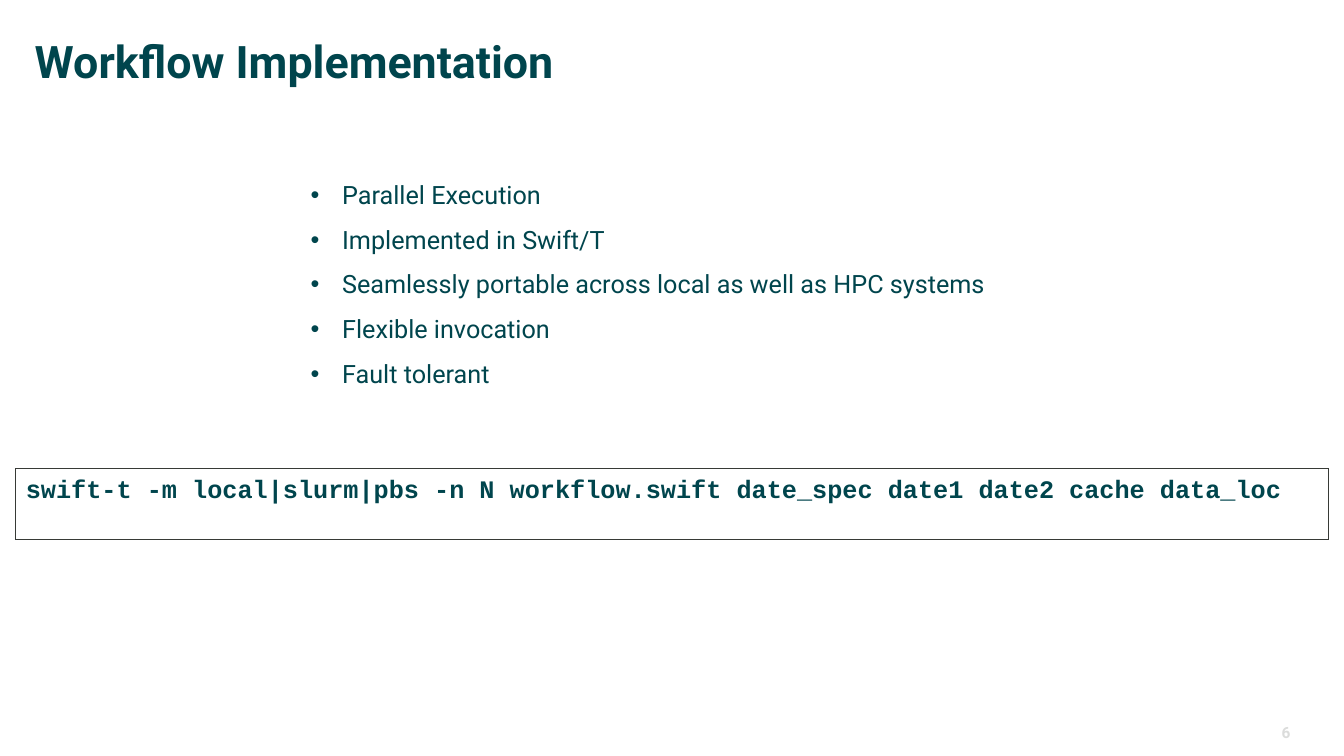
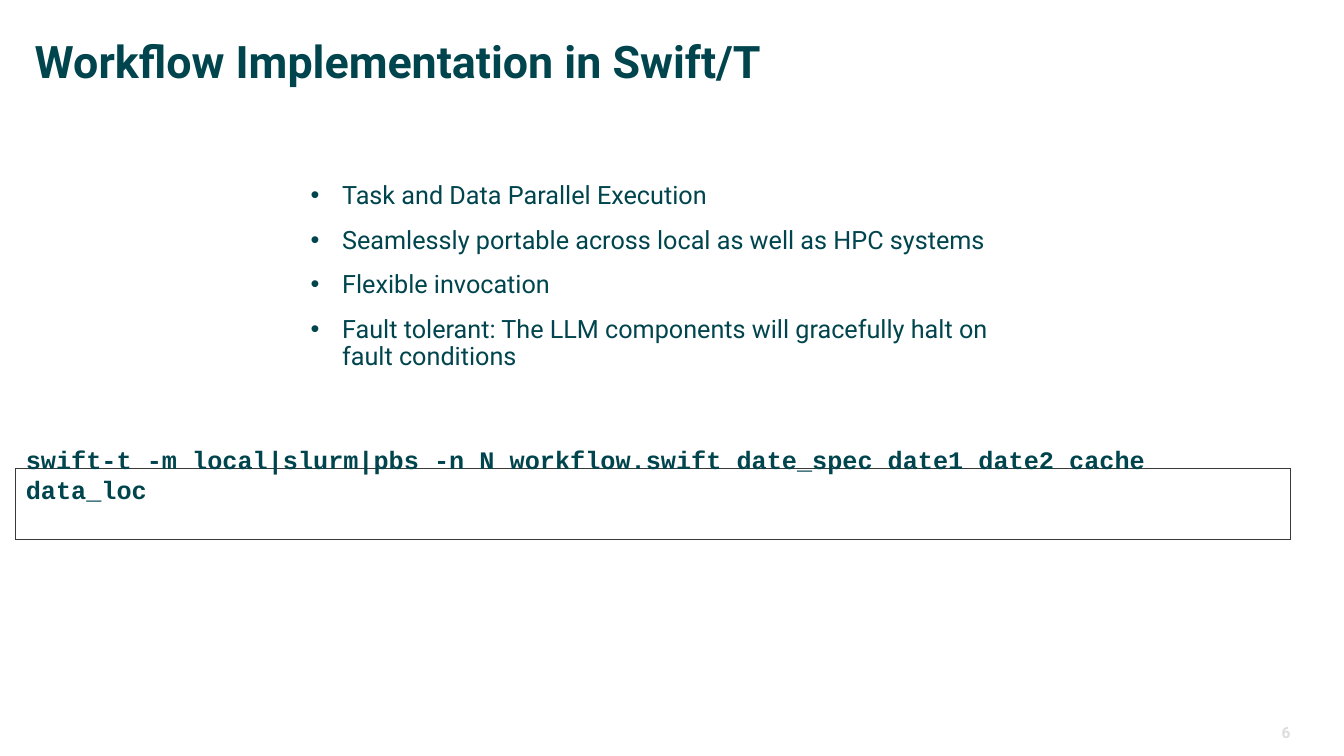
Before and after one commit to ketancmaheshwari/urgent-computing-sched, a slide deck: slide 6 of wisdom-pres.pptx. Drawn at 1344x756 pixels with LibreOffice and Linux fonts; fonts in the diff are those of the drawing; background and template pictures are left out. Boxes give left, top, right and bottom in pixels: in the first picture for what was removed or moved away, otherwise in the second. Text is boxed around its words. In the diff, an @@ line names an element or a change of style, - is before the commit and + after.

```diff
--- a/wisdom-pres.pptx
+++ b/wisdom-pres.pptx
@@ title at box(35, 44, 761, 87): text changed @@
-Workflow Implementation
+Workflow Implementation in Swift/T
@@ text at box(342, 185, 707, 205): text changed @@
-• Parallel Execution
-• Implemented in Swift/T
+• Task and Data Parallel Execution
@@ text at box(342, 319, 987, 366): text changed @@
-• Fault tolerant
+• Fault tolerant: The LLM components will gracefully halt on fault conditions
@@ rectangle "swift-t -m local|slurm|pbs -n N ...": place and size @@
-rectangle "swift-t -m local|slurm|pbs -n N ..." at box(16, 469, 1329, 540)
+rectangle "swift-t -m local|slurm|pbs -n N ..." at box(16, 469, 1291, 540)
@@ rectangle "swift-t -m local|slurm|pbs -n N ..." at box(16, 469, 1291, 540): vertical alignment top to bottom @@
```
Also in this commit, not shown: 8 other slides changed.
